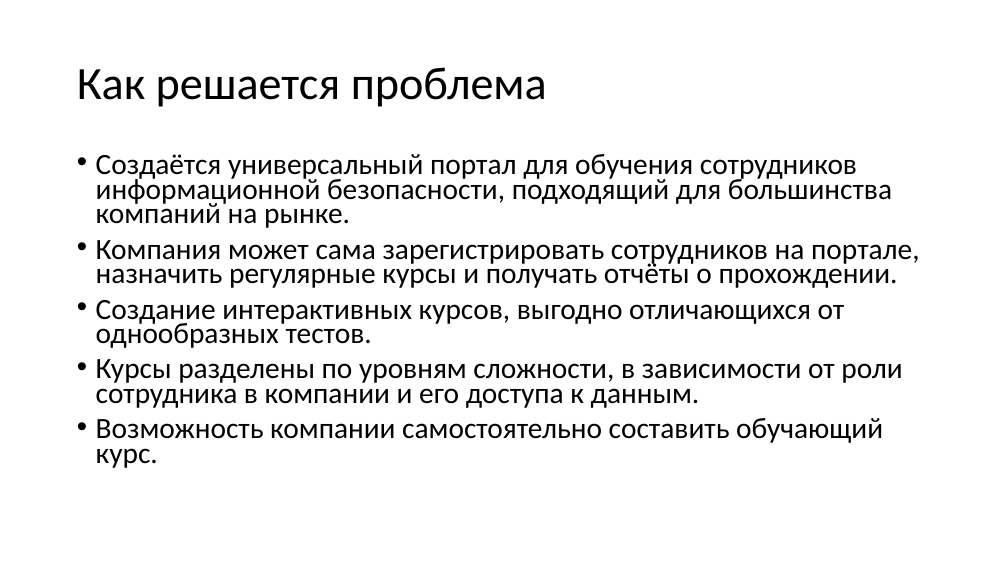
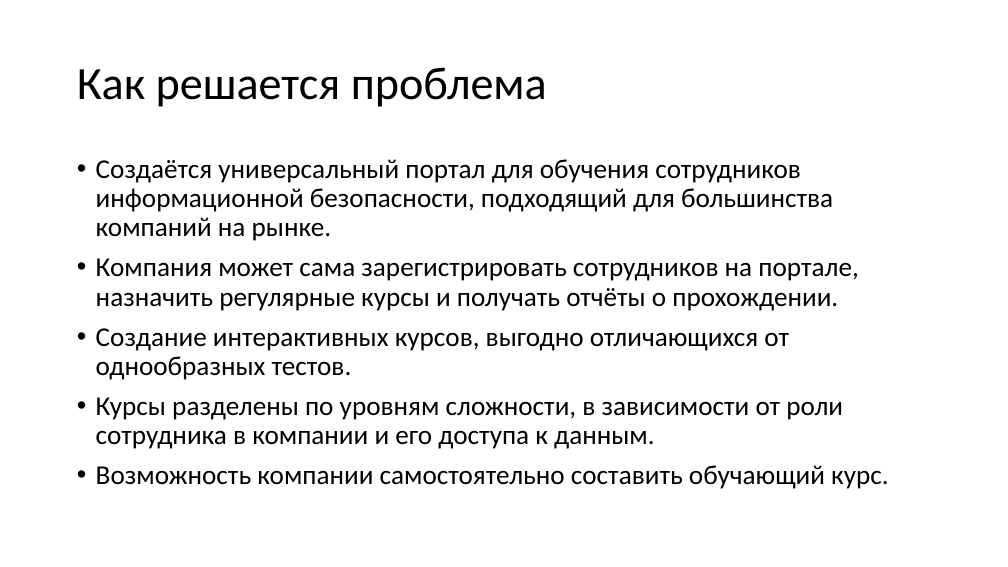
Before and after one commit to Userdestroyer/Diploma, a slide deck: slide 3 of 1 практика/Презентация.pptx. Drawn at 1008x567 pixels with LibreOffice and Linux fonts; fonts in the diff are those of the drawing. Boxes give left, top, right and bottom in pixels: in the first picture for what was removed or moved away, otherwise in the second. Text is boxed around its words. In the diff, an @@ line names an element or a change of style, - is before the commit and + after.

```diff
--- a/1 практика/Презентация.pptx
+++ b/1 практика/Презентация.pptx
@@ text "Создаётся универсальный портал для обучения ..." at <box>96,159,889,489</box>: size 28 to 25.9 pt; line spacing 0.7 to 0.9 @@
```
Also in this commit, not shown: 1 other slide changed.
